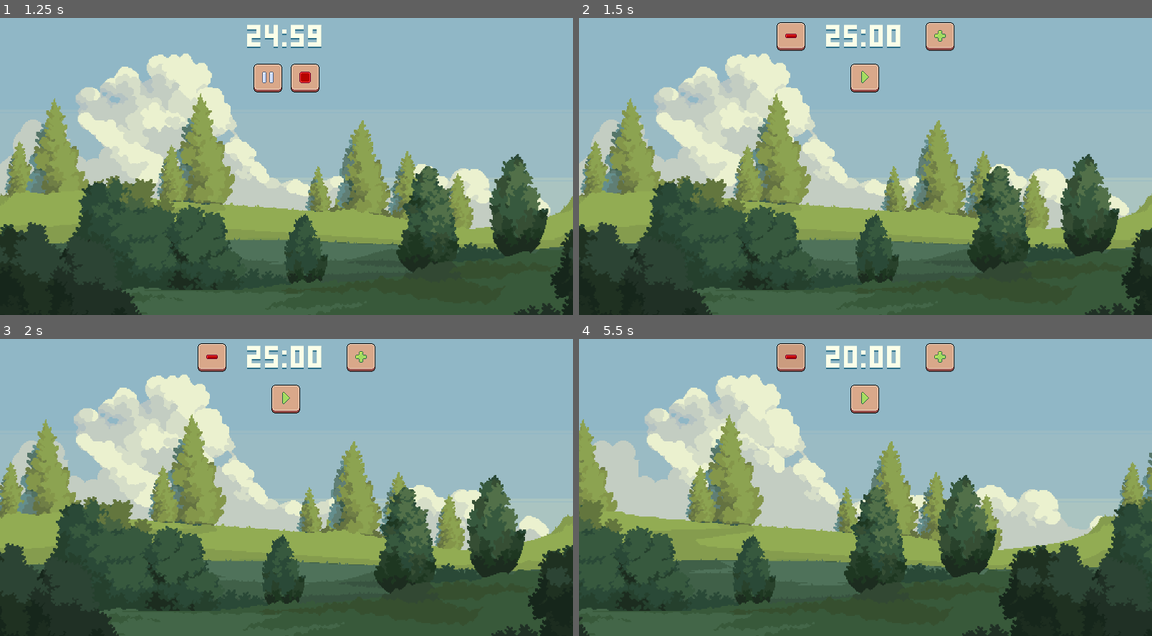
Above: before the commit, frames 1-4 (two rows, left to right).
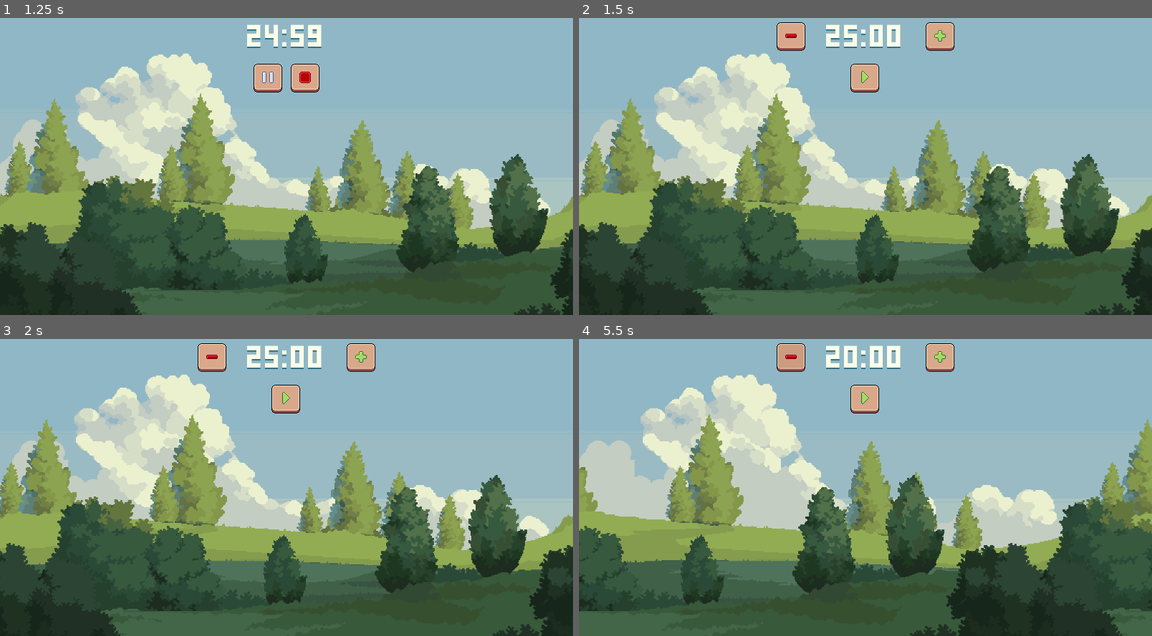
Above: after the commit, the same moments.

Repository: justkuzan/pomodoro-timer
Game: Godot game, scene res://Scenes/GameMainScene/game_main_scene.tscn
Same seed, same stepped clock (60 frames per second), same inputs: the game is played once before the commit and once after it.
Inputs (mouse positions are in pixels of both pictures, inside the frame that each line leads up to):
- Up to frame 1 (1.25 s): click (286, 77) at 0.5 s
- Up to frame 2 (1.5 s): click (882, 77) at 1.25 s
- Up to frame 3 (2 s): no input
- Up to frame 4 (5.5 s): click (865, 398) at 2 s; click (882, 398) at 2.75 s; click (791, 356) at 3.5 s; click (939, 356) at 4.25 s; click (791, 356) at 5 s

Frame 1 is identical in both runs. In frame 2, 0.2% of the frame differs, in the area x 0-99%, y 28-100%; in frame 3, 2.1%; in frame 4, 26%, in the area x 0-100%, y 11-100%.

Commit message:
feat: add wind effect using GPUParticles2D
Implemented wind particles for better atmosphere.

Configured 2D particle system to simulate breeze.

Diff:
--- a/Scenes/GameMainScene/game_main_scene.gd
+++ b/Scenes/GameMainScene/game_main_scene.gd
@@ -10,18 +10,22 @@
 
 func _on_all_timers_general_scene_running() -> void:
 	parallax_background.start()
+	SoundManager.running()
+
 
 
 func _on_all_timers_general_scene_paused() -> void:
 	parallax_background.stop()
+	SoundManager.stopped()
 
 
 func _on_all_timers_general_scene_stopped() -> void:
 	parallax_background.stop()
+	SoundManager.stopped()
 
 
 func _on_all_timers_general_scene_onloaded() -> void:
-	pass
+	SoundManager.onloaded()
 
 
 func _on_all_timers_general_scene_ended() -> void:
--- a/Scenes/GameMainScene/game_main_scene.tscn
+++ b/Scenes/GameMainScene/game_main_scene.tscn
@@ -1,8 +1,9 @@
-[gd_scene load_steps=4 format=3 uid="uid://dji2rowy7a7a8"]
+[gd_scene load_steps=5 format=3 uid="uid://dji2rowy7a7a8"]
 
 [ext_resource type="Script" uid="uid://dgl0nhgatomt6" path="res://Scenes/GameMainScene/game_main_scene.gd" id="1_4hbeh"]
 [ext_resource type="PackedScene" uid="uid://v3cn8qd7goio" path="res://Scenes/All Timers/all_timers_general_scene.tscn" id="2_4pb6x"]
 [ext_resource type="PackedScene" uid="uid://b85ihm0oy3voe" path="res://Scenes/ParallaxBackground/parallax_background.tscn" id="2_ujb81"]
+[ext_resource type="PackedScene" uid="uid://bwqfk8mxoh15r" path="res://Scenes/Particles/Wind/wind.tscn" id="3_5gd7p"]
 
 [node name="game_main_scene" type="Node2D"]
 script = ExtResource("1_4hbeh")
@@ -11,6 +12,10 @@
 position = Vector2(960, 540)
 scale = Vector2(3.4, 3.4)
 
+[node name="wind" parent="." instance=ExtResource("3_5gd7p")]
+position = Vector2(1899, 557)
+amount = 10
+
 [node name="all_timers_general_scene" parent="." instance=ExtResource("2_4pb6x")]
 
 [connection signal="ended" from="all_timers_general_scene" to="." method="_on_all_timers_general_scene_ended"]
--- a/Scenes/ParallaxBackground/parallax_background.gd
+++ b/Scenes/ParallaxBackground/parallax_background.gd
@@ -39,16 +39,16 @@
 func tween_on_stop() -> void:
 	var tween_parallax1: Tween = create_tween()
 	tween_parallax1.set_trans(Tween.TRANS_LINEAR).set_ease(Tween.EASE_IN)
-	tween_parallax1.tween_property(parallax_1,"autoscroll",Vector2(0.0, 0.0), 3.0)
+	tween_parallax1.tween_property(parallax_1,"autoscroll",Vector2(0.0, 0.0), 2.0)
 
 	var tween_parallax2: Tween = create_tween()
 	tween_parallax2.set_trans(Tween.TRANS_LINEAR).set_ease(Tween.EASE_IN)
-	tween_parallax2.tween_property(parallax_2,"autoscroll",Vector2(0.0, 0.0), 3.0)
+	tween_parallax2.tween_property(parallax_2,"autoscroll",Vector2(0.0, 0.0), 2.0)
 
 	var tween_parallax3: Tween = create_tween()
 	tween_parallax3.set_trans(Tween.TRANS_LINEAR).set_ease(Tween.EASE_IN)
-	tween_parallax3.tween_property(parallax_3,"autoscroll",Vector2(0.0, 0.0), 3.0)
+	tween_parallax3.tween_property(parallax_3,"autoscroll",Vector2(0.0, 0.0), 2.0)
 
 	var tween_parallax4: Tween = create_tween()
 	tween_parallax4.set_trans(Tween.TRANS_LINEAR).set_ease(Tween.EASE_IN)
-	tween_parallax4.tween_property(parallax_4,"autoscroll",Vector2(0.0, 0.0), 3.0)
+	tween_parallax4.tween_property(parallax_4,"autoscroll",Vector2(0.0, 0.0), 2.0)
--- /dev/null
+++ b/Scenes/Particles/Wind/wind.tscn
@@ -0,0 +1,57 @@
+[gd_scene load_steps=10 format=3 uid="uid://bwqfk8mxoh15r"]
+
+[sub_resource type="Gradient" id="Gradient_vaf2b"]
+offsets = PackedFloat32Array(0.0036764706, 0.52205884, 1)
+colors = PackedColorArray(0.92156863, 0.94509804, 0.8117647, 0, 0.92156863, 0.94509804, 0.8117647, 0.78431374, 0.92156863, 0.94509804, 0.8117647, 0)
+
+[sub_resource type="GradientTexture2D" id="GradientTexture2D_0bbcu"]
+gradient = SubResource("Gradient_vaf2b")
+width = 1
+height = 32
+fill_to = Vector2(0, 1)
+
+[sub_resource type="Gradient" id="Gradient_cxbh2"]
+colors = PackedColorArray(1, 1, 1, 1, 1, 1, 1, 0.09411765)
+
+[sub_resource type="GradientTexture1D" id="GradientTexture1D_q8h48"]
+gradient = SubResource("Gradient_cxbh2")
+
+[sub_resource type="Gradient" id="Gradient_ggvjd"]
+offsets = PackedFloat32Array(0, 0.5614035, 1)
+colors = PackedColorArray(1, 1, 1, 0, 1, 1, 1, 1, 1, 1, 1, 0)
+
+[sub_resource type="GradientTexture1D" id="GradientTexture1D_0u6rb"]
+gradient = SubResource("Gradient_ggvjd")
+
+[sub_resource type="Curve" id="Curve_fk185"]
+_limits = [-200.0, 200.0, 0.0, 1.0]
+_data = [Vector2(0, 1), 0.0, 0.0, 0, 0, Vector2(0.11811024, 65.89017), 0.0, 0.0, 0, 0, Vector2(0.20078741, -24.958435), 0.0, 0.0, 0, 0, Vector2(0.32677168, 74.54242), 0.0, 0.0, 0, 0, Vector2(0.44094485, -29.284546), 0.0, 0.0, 0, 0, Vector2(0.58661413, 74.54242), 0.0, 0.0, 0, 0, Vector2(0.7047244, -20.632294), 0.0, 0.0, 0, 0, Vector2(0.8149606, 70.21629), 0.0, 0.0, 0, 0, Vector2(0.9212598, -20.632294), 0.0, 0.0, 0, 0, Vector2(1, 22.628937), 0.0, 0.0, 0, 0]
+point_count = 10
+
+[sub_resource type="CurveTexture" id="CurveTexture_x20xv"]
+curve = SubResource("Curve_fk185")
+
+[sub_resource type="ParticleProcessMaterial" id="ParticleProcessMaterial_vaf2b"]
+particle_flag_disable_z = true
+emission_shape_offset = Vector3(-300, 0, 0)
+emission_shape = 3
+emission_box_extents = Vector3(300, 300, 1)
+gravity = Vector3(-100, 0, 0)
+tangential_accel_min = -2.2351742e-06
+tangential_accel_max = 5.9999976
+tangential_accel_curve = SubResource("CurveTexture_x20xv")
+damping_max = 100.00001
+scale_min = 5.0
+scale_max = 8.0
+color_ramp = SubResource("GradientTexture1D_0u6rb")
+color_initial_ramp = SubResource("GradientTexture1D_q8h48")
+
+[node name="wind" type="GPUParticles2D"]
+amount = 200
+texture = SubResource("GradientTexture2D_0bbcu")
+lifetime = 5.0
+preprocess = 2.0
+randomness = 1.0
+trail_enabled = true
+trail_lifetime = 0.6
+process_material = SubResource("ParticleProcessMaterial_vaf2b")
--- a/Utilities/SoundManager/sound_manager.gd
+++ b/Utilities/SoundManager/sound_manager.gd
@@ -1,15 +1,46 @@
 extends AudioStreamPlayer
 
 
-enum AUDIO_TRACKS { ui_button_pressed, ui_button_released, maint_theme, wind, sound_of_wheels }
+enum AUDIO_TRACKS {
+	ui_button_pressed,
+	ui_button_released,
+	main_theme,
+	wind,
+	birds,
+	train_wheels
+	}
 
 
 const  AUDIO_TRACKS_PATHS: Dictionary = {
 	AUDIO_TRACKS.ui_button_pressed: preload("res://UI/HUD/Sounds/Wood Block1.ogg"),
-	AUDIO_TRACKS.ui_button_released: preload("res://UI/HUD/Sounds/Wood Block2.ogg")
+	AUDIO_TRACKS.ui_button_released: preload("res://UI/HUD/Sounds/Wood Block2.ogg"),
+	AUDIO_TRACKS.main_theme: preload ("res://Assets/Audio/Themes/main_theme.ogg"),
+	AUDIO_TRACKS.wind: preload ("res://Assets/Audio/Ambient/Ambiance_Wind_Calm_Loop_Stereo.ogg"),
+	AUDIO_TRACKS.birds: preload ("res://Assets/Audio/Ambient/Ambiance_Nature_Meadow_Birds_Flies_Calm_Loop_Stereo.ogg"),
+	AUDIO_TRACKS.train_wheels: preload ("res://Assets/Audio/Mechanisms/train_wheels.ogg")
 	}
 
 
 func play_track(track: AUDIO_TRACKS) -> void:
 	stream = AUDIO_TRACKS_PATHS.get(track)
 	play()
+
+func stop_track(track: AUDIO_TRACKS) -> void:
+	stream = AUDIO_TRACKS_PATHS.get(track)
+	stop()
+
+func onloaded() -> void:
+	play_track(SoundManager.AUDIO_TRACKS.main_theme)
+	play_track(SoundManager.AUDIO_TRACKS.birds)
+	play_track(SoundManager.AUDIO_TRACKS.wind)
+
+
+func running() -> void:
+	SoundManager.play_track(SoundManager.AUDIO_TRACKS.train_wheels)
+
+
+func stopped() -> void:
+	SoundManager.stop_track(SoundManager.AUDIO_TRACKS.train_wheels)
+
+
+#enum State { ONLOADED, STOPPED, RUNNING, PAUSED, ENDED }
--- a/project.godot
+++ b/project.godot
@@ -14,6 +14,10 @@
 run/main_scene="uid://dji2rowy7a7a8"
 config/features=PackedStringArray("4.5", "GL Compatibility")
 config/icon="uid://cj2wkbeiptohj"
+
+[audio]
+
+buses/default_bus_layout="res://Utilities/SoundManager/default_bus_layout.tres"
 
 [autoload]
 
@@ -38,5 +42,4 @@
 [rendering]
 
 textures/canvas_textures/default_texture_filter=0
-renderer/rendering_method="gl_compatibility"
-renderer/rendering_method.mobile="gl_compatibility"
+renderer/rendering_method="mobile"
Not shown, added: Assets/Audio/Ambient/Ambiance_Nature_Meadow_Birds_Flies_Calm_Loop_Stereo.ogg.import
Not shown, added: Assets/Audio/Ambient/Ambiance_Wind_Calm_Loop_Stereo.ogg.import
Not shown, added: Assets/Audio/Mechanisms/Steam ENgine Train.ogg.import
Not shown, added: Assets/Audio/Mechanisms/train_wheels.ogg.import
Not shown, added: Assets/Audio/Themes/main_theme.ogg.import
Not shown, removed: Assets/Sketchbook.ogg.import
Binary file removed: Assets/background-example.jpg
Not shown, removed: Assets/background-example.jpg.import
Renamed: default_bus_layout.tres -> Utilities/SoundManager/default_bus_layout.tres
Not shown, added: Assets/Audio/Ambient/Ambiance_Nature_Meadow_Birds_Flies_Calm_Loop_Stereo.ogg
Not shown, added: Assets/Audio/Ambient/Ambiance_Wind_Calm_Loop_Stereo.ogg
Not shown, added: Assets/Audio/Mechanisms/Steam ENgine Train.ogg
(and 2 more such lines)
